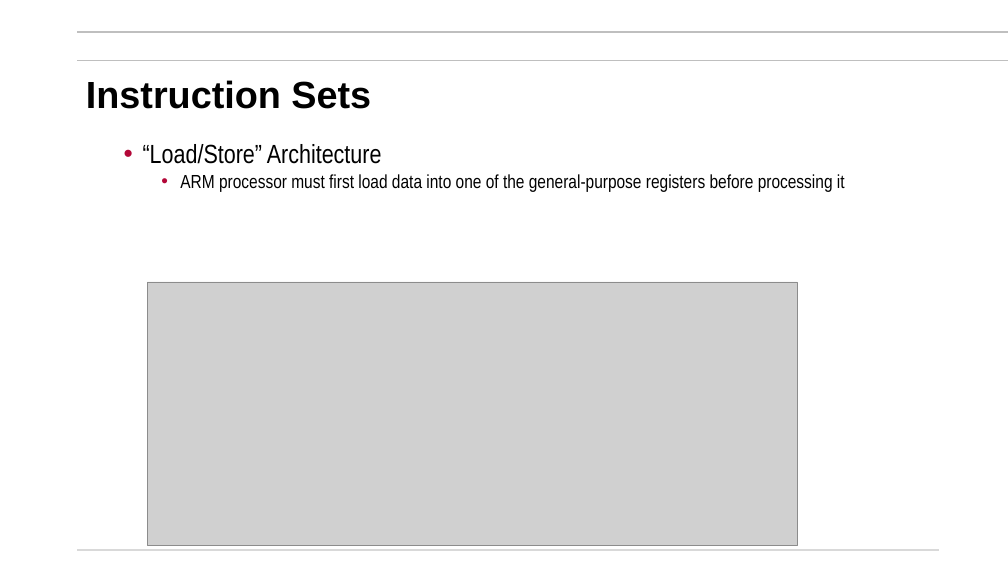
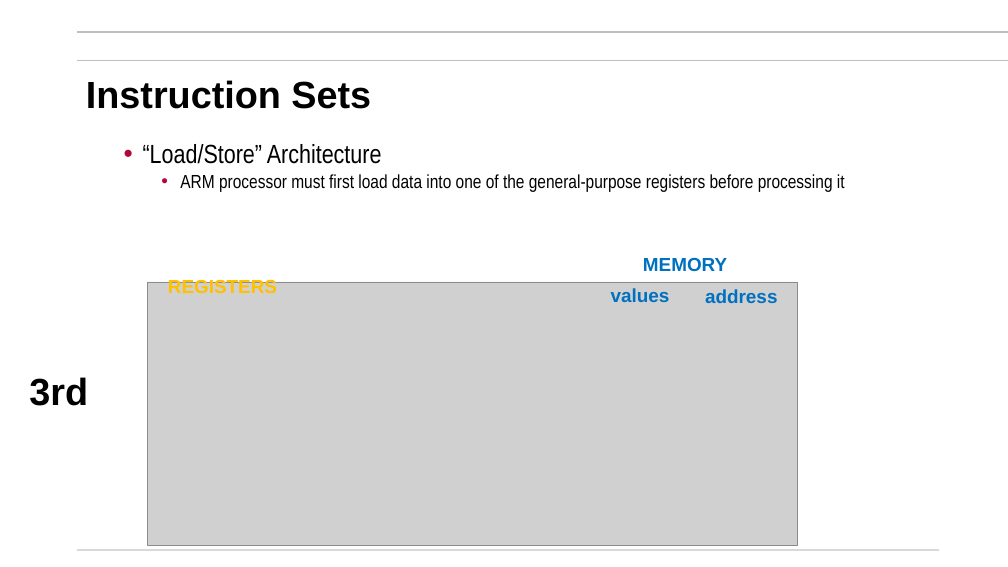
Before and after one commit to mikegrace2/CSEN20-Fall2026-Course-Website, a slide deck: slide 22 of Week03_CopyingData/Ch04_CopyingData_V4.pptx. Drawn at 1008x567 pixels with LibreOffice and Linux fonts; fonts in the diff are those of the drawing; grey boxes stand for pictures; background and template pictures are left out. Boxes give left, top, right and bottom in pixels: in the first picture for what was removed or moved away, otherwise in the second. Text is boxed around its words. In the diff, an @@ line names an element or a change of style, - is before the commit and + after.

```diff
--- a/Week03_CopyingData/Ch04_CopyingData_V4.pptx
+++ b/Week03_CopyingData/Ch04_CopyingData_V4.pptx
@@ text added at (643, 257, 727, 271), 18 pt, text #0070C0, bold @@
+MEMORY
@@ text added at (168, 279, 277, 293), 18 pt, text #FFC000, bold @@
+REGISTERS
@@ text added at (611, 288, 670, 302), 18 pt, text #0070C0, bold @@
+values
@@ text added at (705, 289, 777, 303), 18 pt, text #0070C0, bold @@
+address
@@ text added at (29, 377, 88, 406), 36 pt, text #000000, bold @@
+3rd
```
Also in this commit, not shown: 3 other slides changed.
